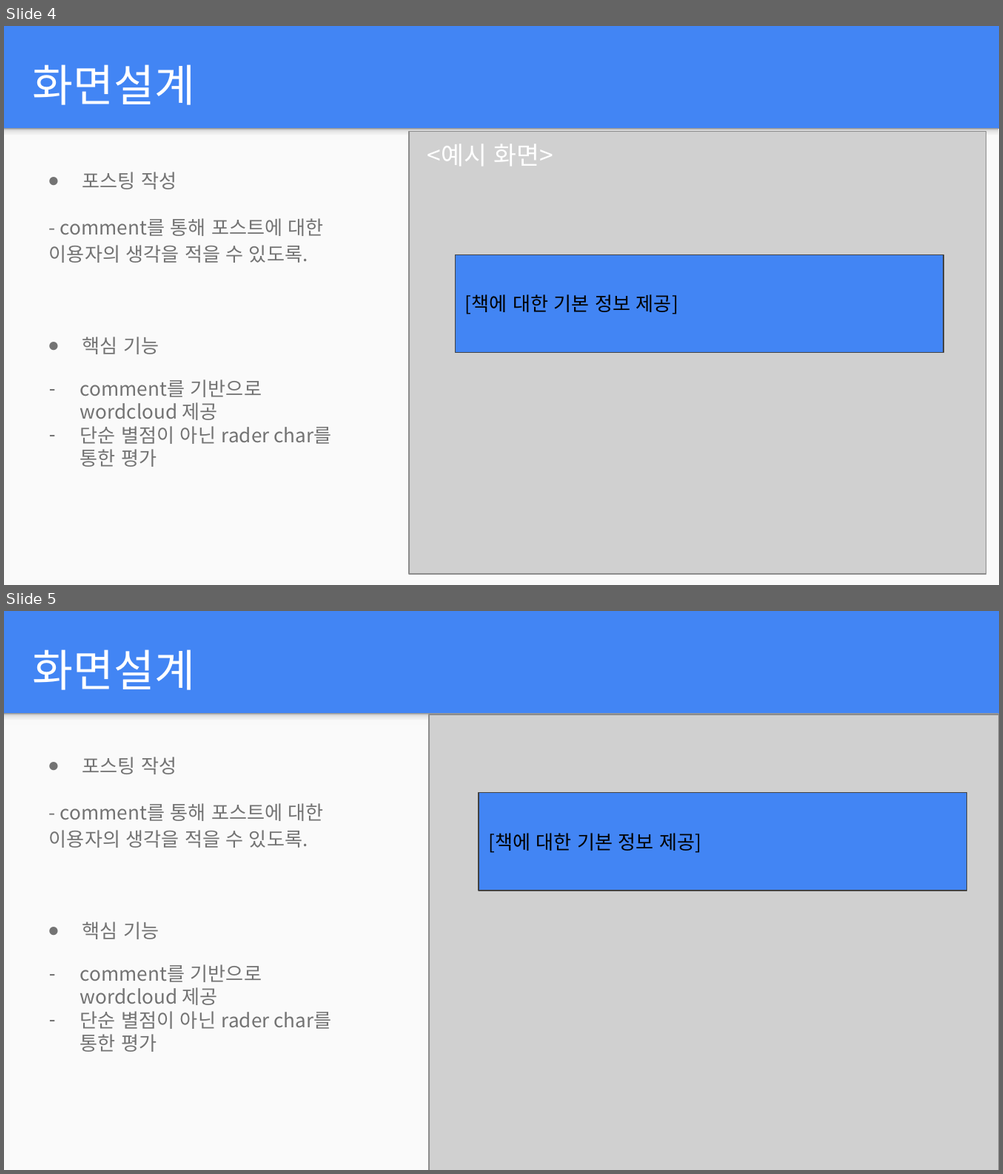
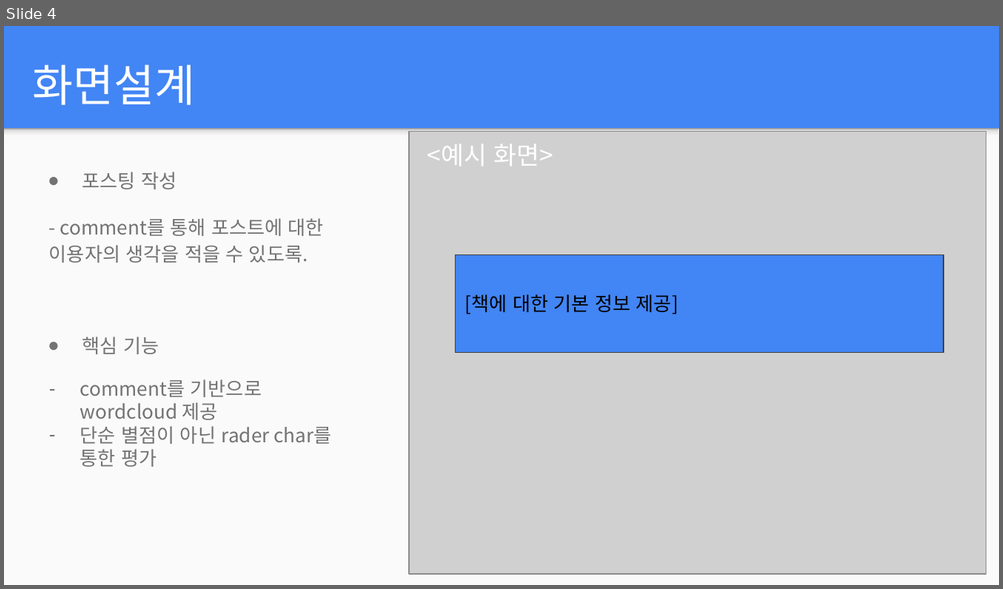
Before and after one commit to Q3333/TIL, a slide deck: 프로젝트/2차 프로젝트 준비/191017 중간발표대비/스낵 리뷰 (중간발표).pptx. Shown one above the other, each under a label of ours: slides 4 and 5 before the commit, slide 4 after it. The pictures are 1003x1174 and 1003x589 pixels, drawn with LibreOffice and Linux fonts; fonts in the diff are those of the drawing; grey boxes stand for pictures. Boxes give left, top, right and bottom in pixels: in the first picture for what was removed or moved away, otherwise in the second. Text is boxed around its words. In the diff, an @@ line names an element or a change of style, - is before the commit and + after.

```diff
--- a/프로젝트/2차 프로젝트 준비/191017 중간발표대비/스낵 리뷰 (중간발표).pptx
+++ b/프로젝트/2차 프로젝트 준비/191017 중간발표대비/스낵 리뷰 (중간발표).pptx
@@ slide 5 removed at bbox=[4, 611, 999, 1170], background #4285F4; not listed: 2 template elements that a slide beside it also shows @@
@@ title removed at bbox=[33, 649, 196, 690] @@
-화면설계
@@ picture removed at bbox=[429, 715, 999, 1170] @@
@@ text removed at bbox=[427, 724, 486, 757] @@
-<예시 화면>
@@ text removed at bbox=[49, 757, 324, 848] @@
-● 포스팅 작성
-- comment를 통해 포스트에 대한 이용자의 생각을 적을 수 있도록.
@@ rectangle removed at bbox=[478, 793, 967, 891] @@
-[책에 대한 기본 정보 제공]
@@ text removed at bbox=[80, 922, 332, 1052] @@
-● 핵심 기능
-– comment를 기반으로 wordcloud 제공
-– 단순 별점이 아닌 rader char를 통한 평가
```
Also in this commit, not shown: 3 other files.
